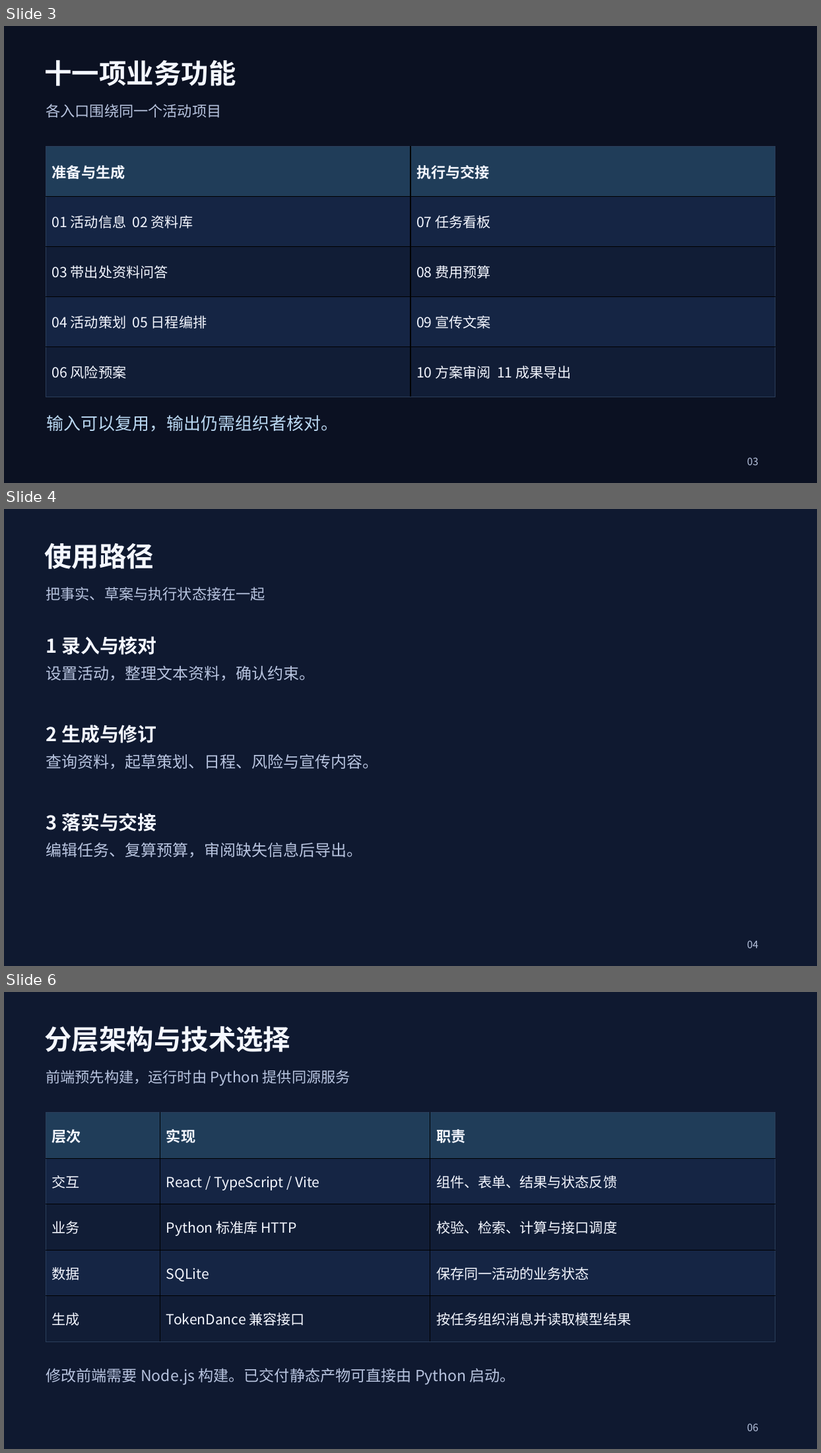
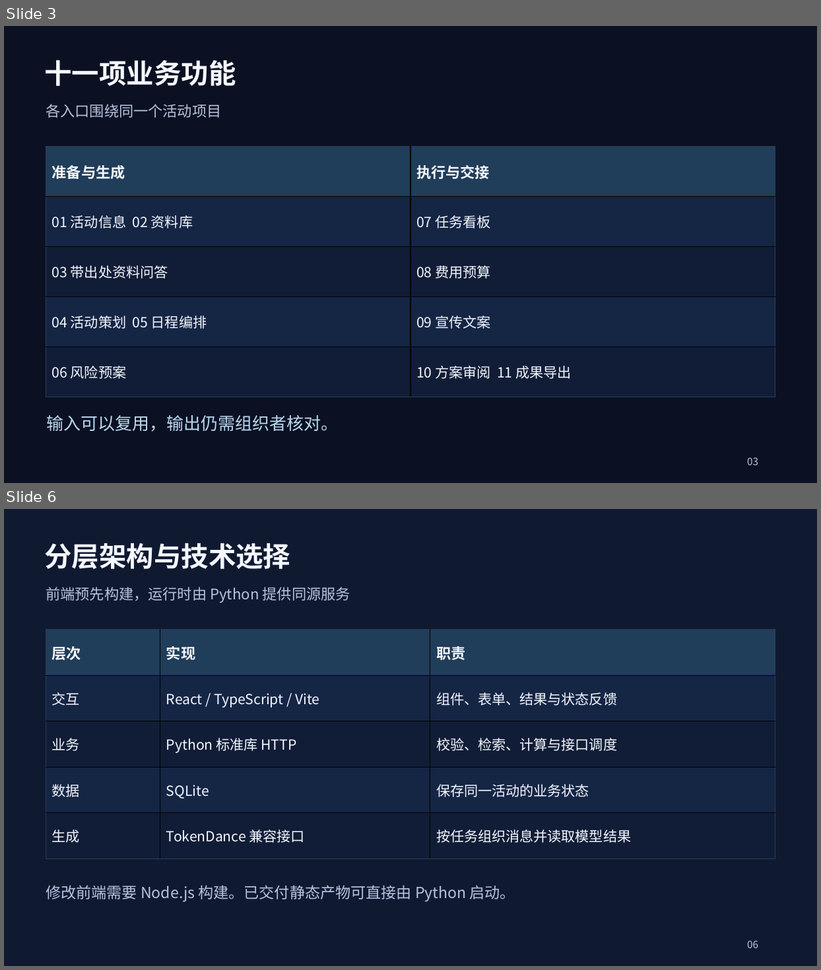
Before and after one commit to Melon1234123/huiwu-zhice, a slide deck: PPT/组员1-组员2-组员3-PPT.pptx. Shown one above the other, each under a label of ours: slides 3, 4 and 6 before the commit, slides 3 and 6 after it; the slides between them are not shown. The pictures are 821x1453 and 821x970 pixels, drawn with LibreOffice and Linux fonts; fonts in the diff are those of the drawing. Boxes give left, top, right and bottom in pixels: in the first picture for what was removed or moved away, otherwise in the second. Text is boxed around its words. In the diff, an @@ line names an element or a change of style, - is before the commit and + after.

```diff
--- a/PPT/组员1-组员2-组员3-PPT.pptx
+++ b/PPT/组员1-组员2-组员3-PPT.pptx
@@ slide 4 removed at (x1=4, y1=509, x2=817, y2=966), background #0F1930 @@
@@ text removed at (x1=45, y1=543, x2=154, y2=569) @@
-使用路径
@@ text removed at (x1=46, y1=587, x2=265, y2=601) @@
-把事实、草案与执行状态接在一起
@@ text removed at (x1=46, y1=636, x2=157, y2=655) @@
-1 录入与核对
@@ text removed at (x1=46, y1=666, x2=316, y2=681) @@
-设置活动，整理文本资料，确认约束。
@@ text removed at (x1=46, y1=725, x2=157, y2=743) @@
-2 生成与修订
@@ text removed at (x1=46, y1=755, x2=379, y2=769) @@
-查询资料，起草策划、日程、风险与宣传内容。
@@ text removed at (x1=46, y1=813, x2=157, y2=832) @@
-3 落实与交接
@@ text removed at (x1=46, y1=842, x2=363, y2=857) @@
-编辑任务、复算预算，审阅缺失信息后导出。
@@ text removed at (x1=747, y1=941, x2=758, y2=949) @@
-04
```
Also in this commit, not shown: 9 slides changed, 1 slide added, 52 other files.
